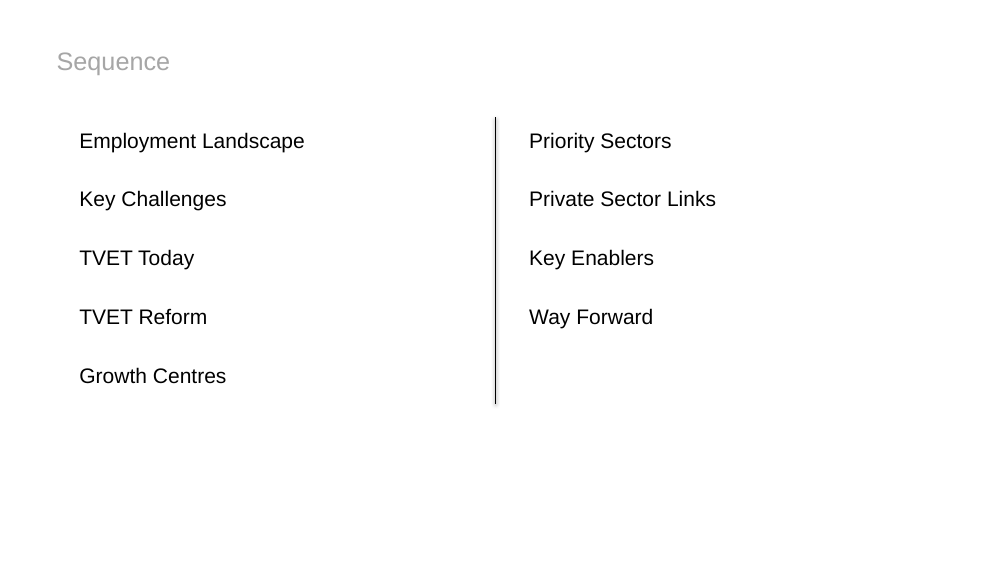
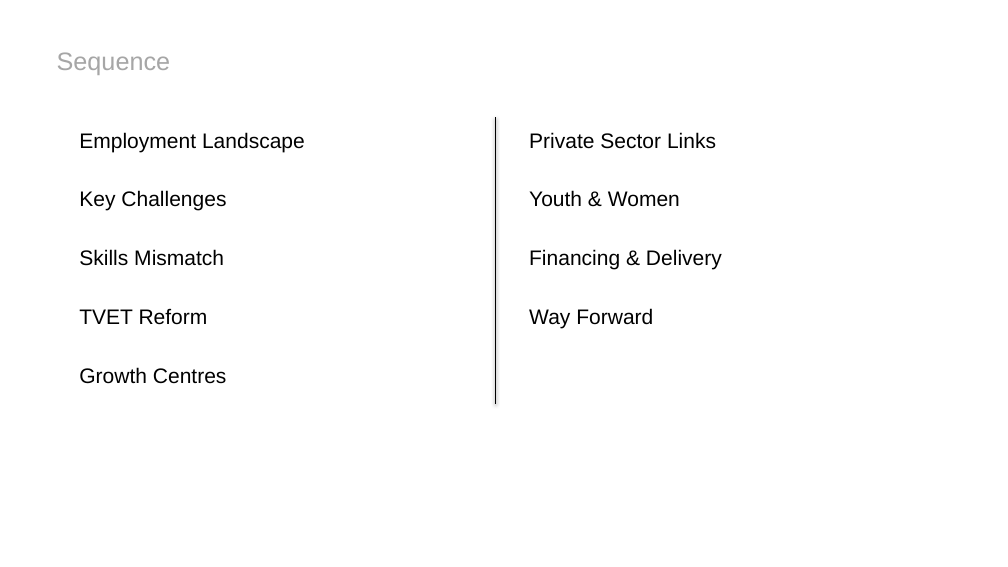
Before and after one commit to gb007waq/SLIDIFY, a slide deck: slide 2 of examples/sample.pptx. Drawn at 1008x567 pixels with LibreOffice and Linux fonts; fonts in the diff are those of the drawing. Boxes give left, top, right and bottom in pixels: in the first picture for what was removed or moved away, otherwise in the second. Text is boxed around its words. In the diff, an @@ line names an element or a change of style, - is before the commit and + after.

```diff
--- a/examples/sample.pptx
+++ b/examples/sample.pptx
@@ text at [529, 132, 671, 152]: paragraph removed @@
-Priority Sectors
@@ text at [529, 190, 722, 270]: text changed @@
-Key Enablers
+Youth & Women
+Financing & Delivery
@@ text at [79, 249, 224, 266]: text changed @@
-TVET Today
+Skills Mismatch
```
Also in this commit, not shown: 7 other slides changed, 3 slides added, 3 slides removed, 8 other files.
